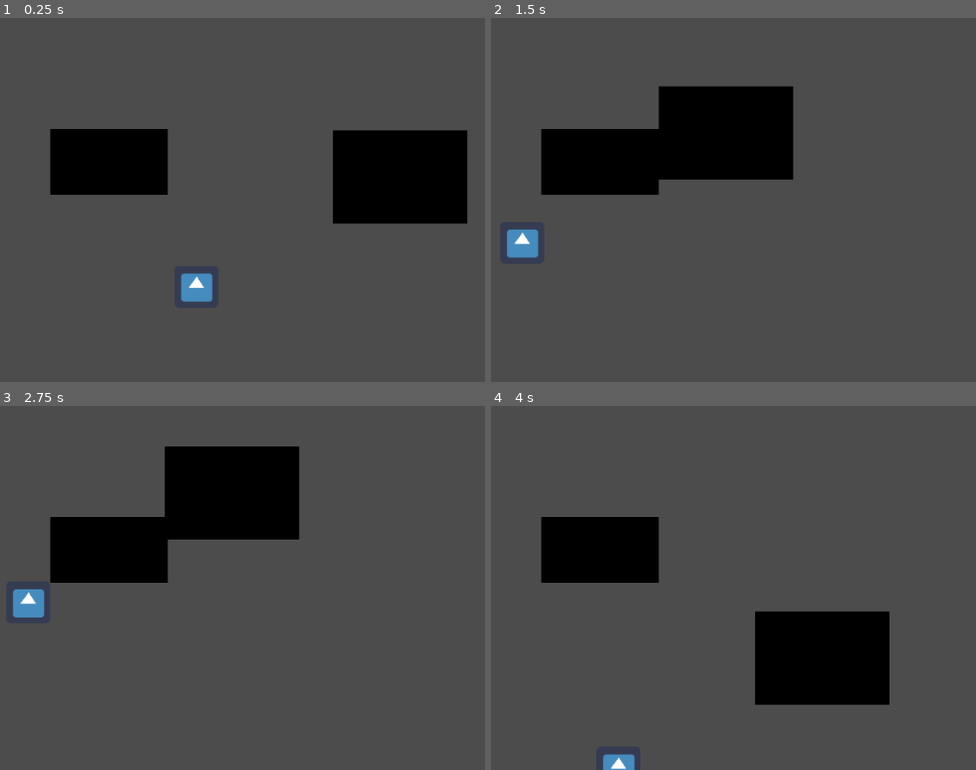
Above: before the commit, frames 1-4 (two rows, left to right).
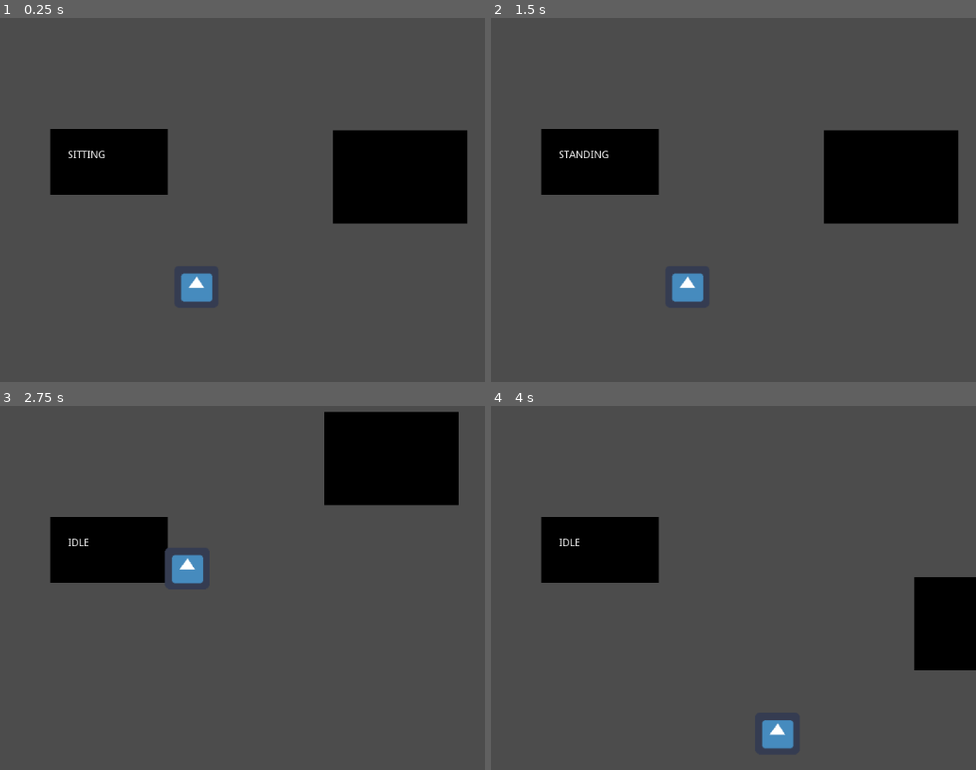
Above: after the commit, the same moments.

Repository: LOVELOVECHAINSAW/train-to-nowhere
Game: Godot game, scene res://scenes/levels/Intro.tscn
The game is run twice, just before and just after one commit, with the same random seed, the same clock (stepped at 60 frames per second) and the same inputs. The engine's default icon, where the game draws it, is replaced by a stand-in: a white triangle on a blue panel in a dark square.
Inputs (mouse positions are in pixels of both pictures, inside the frame that each line leads up to):
- Up to frame 1 (0.25 s): no input
- Up to frame 2 (1.5 s): tap Enter at 0.5 s; move the mouse to (685, 287) at 0.52 s; press the mouse at (685, 287) at 0.53 s; hold Right (ui_right) 0.53-1.28 s; move the mouse to (outside the picture) at 1.27 s; release the mouse at (outside the picture) at 1.28 s; hold Down (ui_down) from 1.28 s (still down); click (outside the picture) at 1.35 s
- Up to frame 3 (2.75 s): move the mouse to (184, 453) at 2.02 s; release Down (ui_down) at 2.03 s; press the mouse at (184, 453) at 2.03 s; hold Right (ui_right) from 2.03 s (still down)
- Up to frame 4 (4 s): tap Space at 2.75 s; move the mouse to (563, 638) at 2.77 s; release Right (ui_right) at 2.78 s; release the mouse at (563, 638) at 2.78 s; hold Up (ui_up) 2.78-3.53 s; click (563, 638) at 2.85 s; move the mouse to (825, 617) at 3.52 s; press the mouse at (825, 617) at 3.53 s; hold Left (ui_left) from 3.53 s (still down)

The runs differ from the first frame. In frame 1, less than 0.1% of the frame differs, in the area x 14-22%, y 36-39%; in frame 2, 15%, in the area x 3-97%, y 18-79%; in frame 3, 15%; in frame 4, 11%.

Commit message:
Add AnimationPlayer

Diff:
--- a/entities/items/Item.gd
+++ b/entities/items/Item.gd
@@ -24,7 +24,7 @@
 	if self.position.distance_to(player_position) < 150:
 		Input.set_default_cursor_shape(Input.CURSOR_POINTING_HAND)
 
-		if Input.is_action_pressed("ui_mouse_click"):
+		if Input.is_action_just_pressed("ui_mouse_click"):
 			on_click()
 	else:
 		Input.set_default_cursor_shape(Input.CURSOR_ARROW)
--- a/entities/items/Item.tscn
+++ b/entities/items/Item.tscn
@@ -26,5 +26,5 @@
 position = Vector2( 0, -0.5 )
 shape = SubResource( 3 )
 
-[connection signal="mouse_entered" from="Area2D" to="." method="_on_Area2D_mouse_entered"]
+[connection signal="mouse_entered" from="Area2D" to="." method="_on_Area2D_mouse_entered" flags=3]
 [connection signal="mouse_exited" from="Area2D" to="." method="_on_Area2D_mouse_exited"]
--- a/entities/player/Player.tscn
+++ b/entities/player/Player.tscn
@@ -7,6 +7,21 @@
 
 [sub_resource type="RectangleShape2D" id=2]
 extents = Vector2( 78.5, 44 )
+
+[sub_resource type="Animation" id=3]
+resource_name = "standing_up"
+tracks/0/type = "value"
+tracks/0/path = NodePath("Sprite:frame")
+tracks/0/interp = 1
+tracks/0/loop_wrap = true
+tracks/0/imported = false
+tracks/0/enabled = true
+tracks/0/keys = {
+"times": PoolRealArray(  ),
+"transitions": PoolRealArray(  ),
+"update": 1,
+"values": [  ]
+}
 
 [node name="Player" type="KinematicBody2D"]
 script = ExtResource( 1 )
@@ -32,4 +47,19 @@
 [node name="Area2D" parent="Item" index="2"]
 visible = false
 
+[node name="DebugText" type="RichTextLabel" parent="."]
+margin_left = -56.0
+margin_top = -16.0
+margin_right = 40.0
+margin_bottom = 33.0
+text = "A"
+__meta__ = {
+"_edit_use_anchors_": false
+}
+
+[node name="AnimationPlayer" type="AnimationPlayer" parent="."]
+anims/standing_up = SubResource( 3 )
+
+[connection signal="animation_finished" from="AnimationPlayer" to="." method="_on_animation_finished"]
+
 [editable path="Item"]
--- a/entities/player/player.gd
+++ b/entities/player/player.gd
@@ -6,7 +6,8 @@
 
 enum STATE {
 	SITTING,
-	STANDING
+	STANDING,
+	IDLE
 }
 
 const WALK_SPEED = 300
@@ -41,7 +42,17 @@
 	held_item = null
 	$Item.visible = false
 
+func _process(delta):
+	$DebugText.text = STATE.keys()[state]
+
+func _on_animation_finished(anim_name:String):
+	if anim_name == "standing_up":
+		self.state = STATE.IDLE
+
 func _physics_process(delta):
+	if self.state == STATE.STANDING:
+		return
+
 	var speed = Vector2.ZERO
 
 	if Input.is_action_pressed("ui_down"):
@@ -52,6 +63,11 @@
 		speed += Vector2.RIGHT
 	if Input.is_action_pressed("ui_up"):
 		speed += Vector2.UP
+
+	if speed.length() > 0 and self.state == STATE.SITTING:
+		$AnimationPlayer.play("standing_up")
+		self.state = STATE.STANDING
+		return
 
 	var new_animation = (
 		"walk_right" if speed.x > 0 else
Not shown: 1 places in entities/player/Player.tscn that only renumber resources
